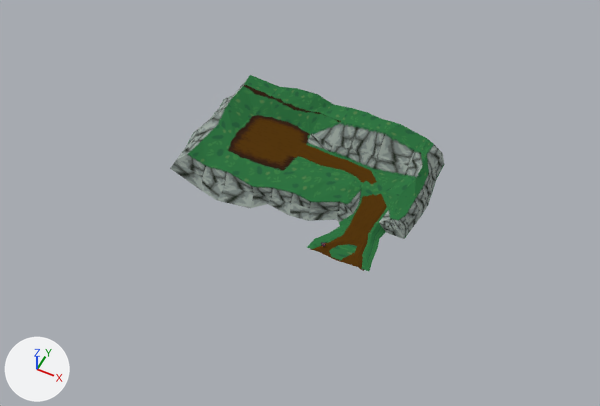
What one commit did to the Blender file Assets/Models/woods.blend.
Before and after are seen from a camera (50 mm lens) standing at (36.2, -75.9, 86.1) and looking at (1.0, -5.6, -1.9). Lighting does not change. The marker at lower left points along +X, +Y and +Z.
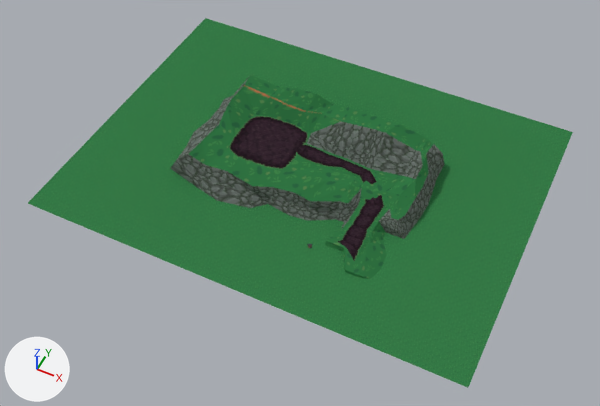
Pixel boxes (x1, y1, x2, y2) of what changed, in the pictures (600 x 406 px; the box of a moved part takes in the faces that stretch with it):
'Plane', shown (green)
    after: (28, 18, 573, 388)
'Cube', surface changed, reshaped
    before: (170, 75, 444, 271)
    after: (170, 75, 444, 279)
part 1 of me_cube_003, built on
    before: (307, 188, 391, 271)
    after: (325, 188, 391, 279)
part 2 of me_cube_003, moved or reshaped
    both: (296, 144, 329, 165)
part 3 of me_cube_003, surface changed (brown to black)
    both: (227, 114, 386, 206)

What the commit changed:
Picture 'drawing_1.png' (img_drawing_1_png) is new.
Material 'Cliff' (mat_cliff) changes its picture from img_drawing_png to img_drawing_1_png.
me_cube_003 is used by ob_cube; location (8.8, -4.6, 0.0); scale (1.27, 1.27, 1.27).
Verts and faces of me_cube_003; kept vertices keep their numbers, new ones are numbered from 275.
Before the commit, vertices of me_cube_003: 217 (-8.1, 3.8, 2.2) at pixel (301, 148), 218 (-8.2, 2.8, 2.1) at pixel (297, 154), 219 (-8.9, 3.7, 2.0) at pixel (294, 148), 220 (-8.1, 4.6, 2.1) at pixel (304, 144), 221 (-7.9, 2.1, 2.0) at pixel (296, 159).
Before the commit, vertices of me_cube_003: 222 (-7.9, 5.0, 1.9) at pixel (307, 144), 273 (-8.5, 2.5, 2.0) at pixel (293, 156), 274 (-8.5, 4.6, 1.9) at pixel (301, 144).
me_cube_003 had 275 vertices, 275 faces and spanned x -21.8..7.1, y -7.3..12.5, z -0.1..4.8.
me_cube_003 now has 284 vertices, 288 faces and spans x -21.8..7.1, y -8.3..12.5, z 0.0..4.8.
Part 1, on me_cube_003:
3 vertices are removed from x -1.8..5.0, y -7.2..-7.1, z -0.1..0.2.
11 faces are deleted.
7 vertices in x 0.6..3.7, y -4.5..-2.9, z 0.5..0.8 move by (0.0, 0.0, 0.3).
4 vertices in x 0.6..3.6, y -4.4..-1.6, z 0.5..1.2 move by (0.0, 0.0, 0.2).
3 vertices in x 1.2..3.1, y -1.5..-1.4, z 1.2..1.3 move by (0.0, 0.0, 0.1).
3 vertices in x 2.0..3.8, y -5.9..-3.1, z 0.3..0.8 move by (0.0, 0.0, 0.4).
20 vertices move from x -2.1..4.7, y -7.3..-2.6, z -0.1..0.7 to x -0.6..5.9, y -7.4..-2.2, z 0.0..1.1.
12 vertices are added at x 0.3..5.5, y -8.3..0.2, z 0.0..1.4.
24 new faces join them.
Part 2, on me_cube_003:
Vertex 217 moves to (-7.9, 3.7, 2.2), pixel (303, 149).
Vertex 218 moves to (-7.9, 2.6, 2.1), pixel (298, 156).
Vertex 219 moves to (-9.6, 3.7, 2.0), pixel (289, 146).
Vertex 220 moves to (-7.9, 4.7, 2.1), pixel (307, 144).
Vertex 221 moves to (-7.6, 2.3, 2.0), pixel (299, 159).
Vertex 222 moves to (-7.7, 5.0, 1.9), pixel (309, 145).
Vertex 274 moves to (-8.3, 4.6, 1.9), pixel (303, 145).
Vertex 273 moves to (-8.2, 2.4, 2.0), pixel (295, 156).
me_cube_003 part 3: 59 kept faces spanning x -15.9..5.9, y -7.4..7.0, z 0.0..2.2 get new texture (UV) coordinates.
Object 'Plane' (ob_plane) is now shown.
